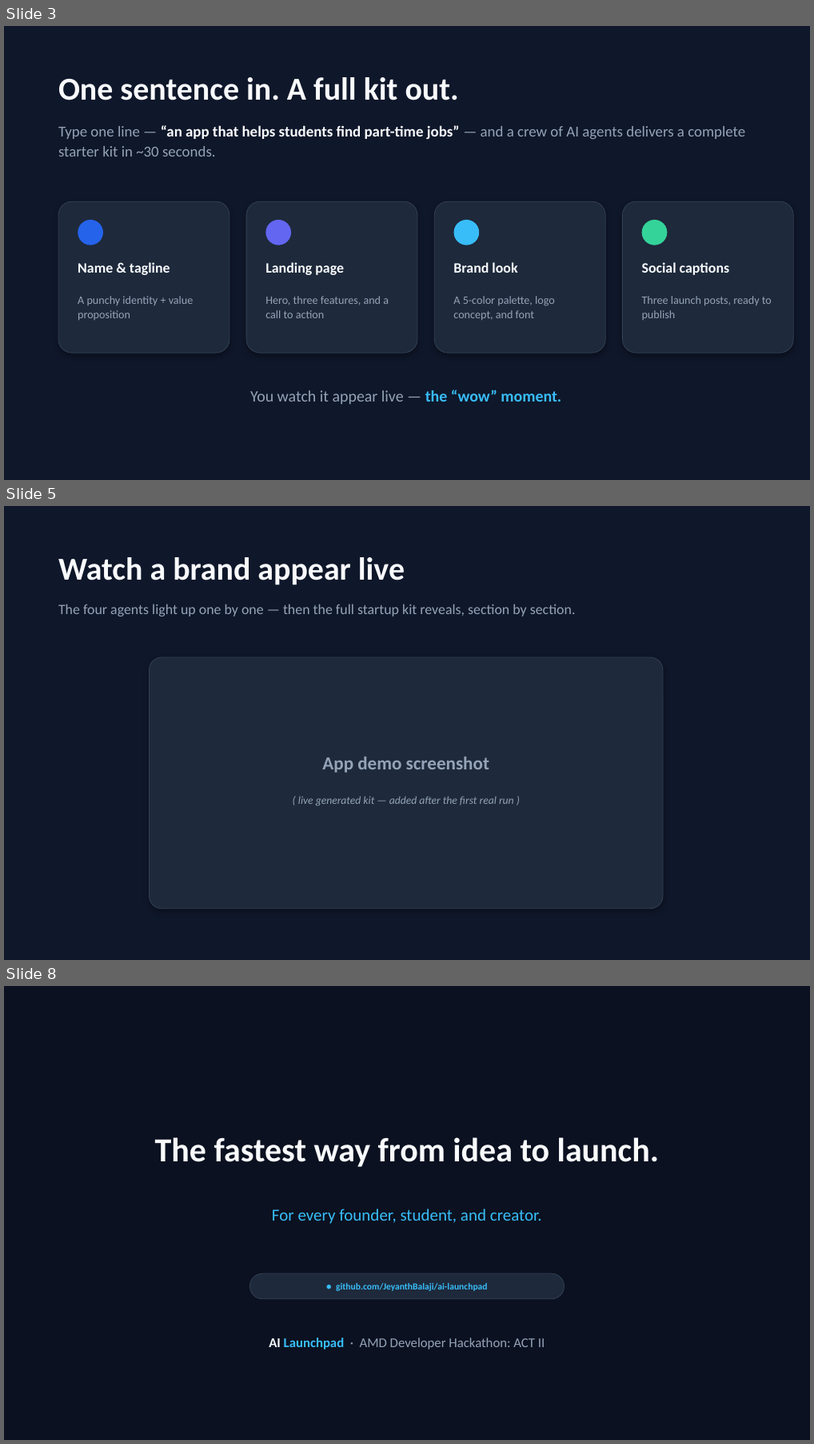
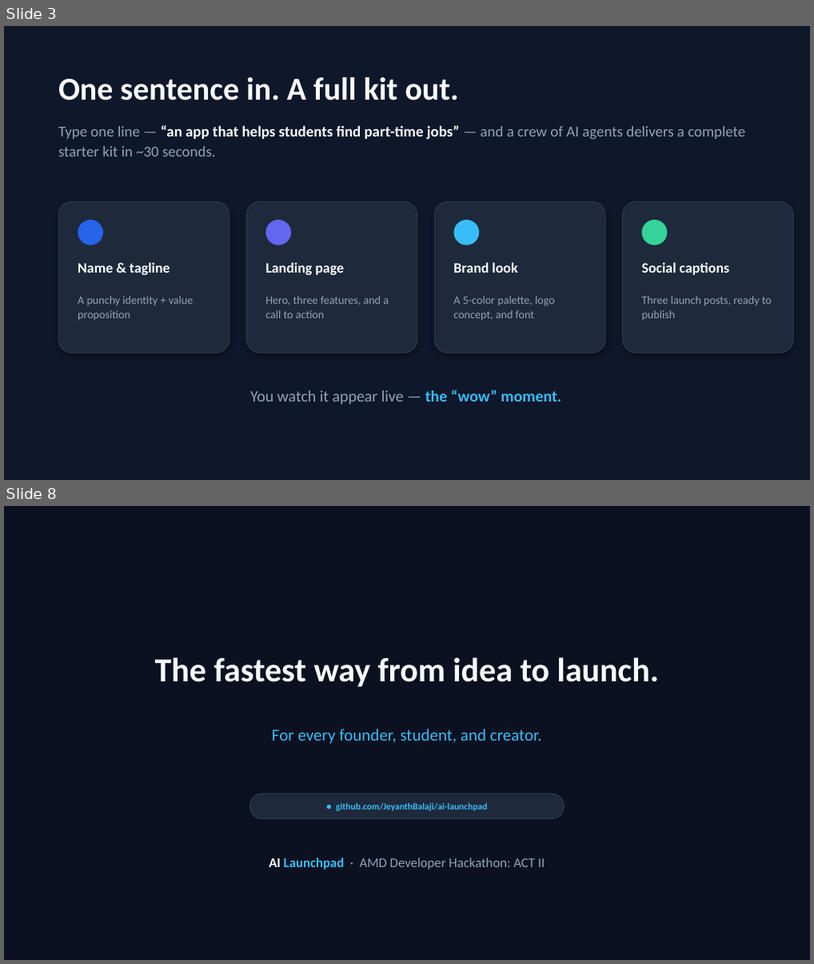
Before and after one commit to JeyanthBalaji/ai-launchpad, a slide deck: AI_Launchpad_Deck.pptx. Shown one above the other, each under a label of ours: slides 3, 5 and 8 before the commit, slides 3 and 8 after it; the slides between them are not shown. The pictures are 814x1444 and 814x964 pixels, drawn with LibreOffice and Linux fonts; fonts in the diff are those of the drawing. Boxes give left, top, right and bottom in pixels: in the first picture for what was removed or moved away, otherwise in the second. Text is boxed around its words. In the diff, an @@ line names an element or a change of style, - is before the commit and + after.

Commit message:
Add real AMD Developer Cloud inference: runner script, captured kits, updated deck with real output

```diff
--- a/AI_Launchpad_Deck.pptx
+++ b/AI_Launchpad_Deck.pptx
@@ slide 5 removed at (4,506,810,960), background #FFFFFF @@
@@ rectangle removed at (4,506,810,960) @@
@@ text removed at (58,557,405,585) @@
-Watch a brand appear live
@@ text removed at (58,604,576,616) @@
-The four agents light up one by one — then the full startup kit reveals, section by section.
@@ rounded rectangle removed at (149,657,663,908) @@
@@ text removed at (322,756,490,772) @@
-App demo screenshot
@@ text removed at (298,796,514,805) @@
-( live generated kit — added after the first real run )
```
Also in this commit, not shown: 4 slides changed, 1 slide added, 7 other files.
